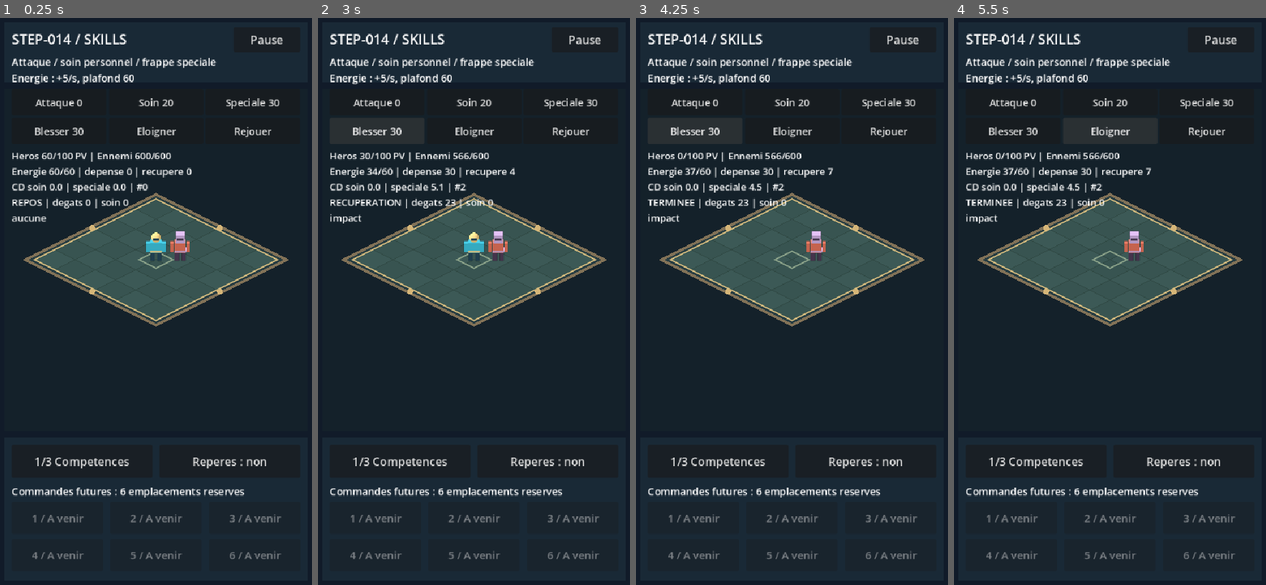
Above: before the commit, frames 1-4 (left to right).
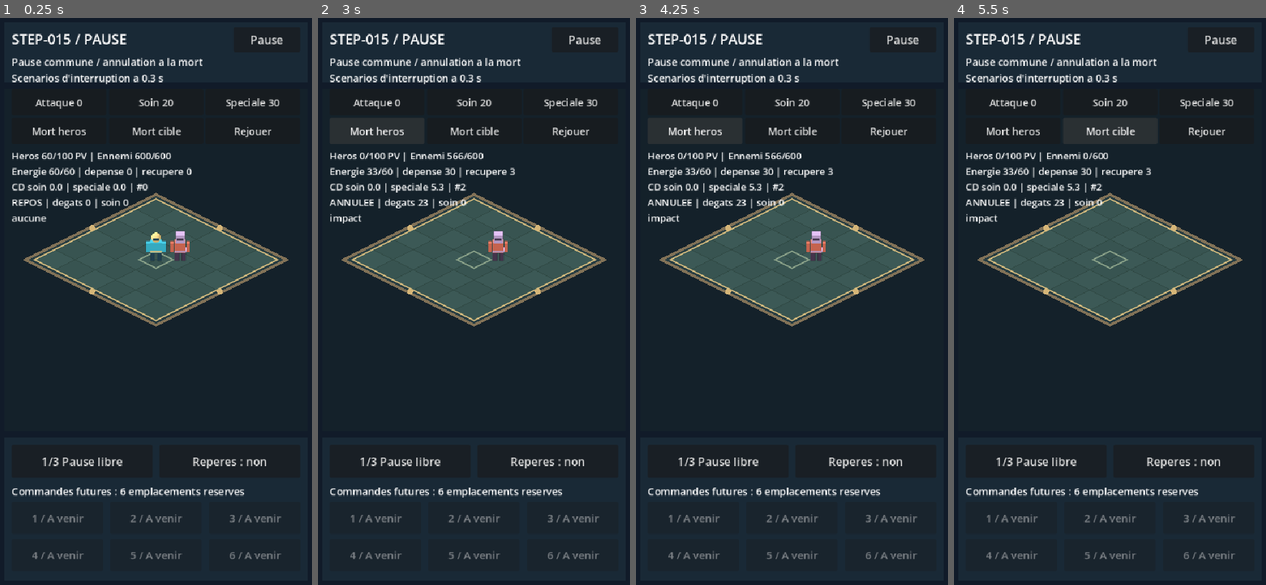
Above: after the commit, the same moments.

Repository: RobinArcangioli/gambit-arena
Game: Godot game, scene res://scenes/main.tscn
Two runs of this game, one before a commit and one after it. Both use one fixed random seed, a clock stepped at 60 frames per second and the inputs below.
Inputs (mouse positions are in pixels of both pictures, inside the frame that each line leads up to):
- Up to frame 1 (0.25 s): no input
- Up to frame 2 (3 s): click "Attaque 0" at 0.5 s; click "Soin 20" at 1.25 s; click "Speciale 30" at 2 s; click (377, 131) at 2.75 s, where only the run before the commit has a clickable "Blesser 30"
- Up to frame 3 (4.25 s): click (695, 131) at 3.5 s, where only the run after the commit has a clickable "Mort heros"
- Up to frame 4 (5.5 s): click (1110, 131) at 4.25 s, where only the run before the commit has a clickable "Eloigner"; click (1110, 131) at 5 s, where only the run before the commit has a clickable "Rapprocher"

The runs differ from the first frame. In frame 1, 1.8% of the frame differs, in the area x 3-70%, y 2-80%; in frame 2, 2.8%; in frame 3, 2.3%; in frame 4, 2.6%.

Commit message:
feat: [STEP-015] unifier la pause et annuler les actions a la mort

Diff:
--- a/scenes/main.tscn
+++ b/scenes/main.tscn
@@ -1,7 +1,7 @@
 [gd_scene load_steps=2 format=3 uid="uid://do6vxhog253vu"]
 
-[ext_resource type="PackedScene" path="res://scenes/skills/skills_lab.tscn" id="1_lab"]
+[ext_resource type="PackedScene" path="res://scenes/skills/lifecycle_lab.tscn" id="1_lab"]
 
 [node name="Main" type="Node2D" unique_id=1193079028]
 
-[node name="SkillsLab" parent="." instance=ExtResource("1_lab")]
+[node name="LifecycleLab" parent="." instance=ExtResource("1_lab")]
--- /dev/null
+++ b/scenes/skills/lifecycle_lab.tscn
@@ -0,0 +1,7 @@
+[gd_scene load_steps=3 format=3]
+
+[ext_resource type="PackedScene" path="res://scenes/arena/arena.tscn" id="1"]
+[ext_resource type="Script" path="res://scripts/skills/lifecycle_lab.gd" id="2"]
+
+[node name="LifecycleLab" instance=ExtResource("1")]
+script = ExtResource("2")
--- /dev/null
+++ b/scenes/tests/lifecycle_tests.tscn
@@ -0,0 +1,6 @@
+[gd_scene load_steps=2 format=3]
+
+[ext_resource type="Script" path="res://tests/test_lifecycle.gd" id="1"]
+
+[node name="LifecycleTests" type="Node"]
+script = ExtResource("1")
--- a/scripts/combat/attack_action.gd
+++ b/scripts/combat/attack_action.gd
@@ -31,6 +31,7 @@
 		return 0
 	if distance_between(source, target) > REACH:
 		return 0
+	_disconnect_lifecycle()
 	_next_id += 1
 	action_id = _next_id
 	_source = source
@@ -44,6 +45,7 @@
 	applied_damage = 0
 	phase = "PREPARATION"
 	outcome = "en attente"
+	_connect_lifecycle()
 	return action_id
 
 func _participants_valid() -> bool:
@@ -65,10 +67,11 @@
 	if active and elapsed >= WINDUP + RECOVERY:
 		active = false
 		phase = "TERMINEE"
+		_disconnect_lifecycle()
 
 func try_impact(expected_id: int) -> bool:
 	# Single mutation gate, also safe against duplicate/stale callbacks.
-	if not active or resolved or expected_id != action_id or elapsed < WINDUP:
+	if not _effects_allowed() or not active or resolved or expected_id != action_id or elapsed < WINDUP:
 		return false
 	resolved = true
 	phase = "RECUPERATION"
@@ -84,6 +87,7 @@
 	return true
 
 func cancel() -> void:
+	_disconnect_lifecycle()
 	if not active:
 		return
 	active = false
@@ -97,3 +101,31 @@
 
 func _apply_effect() -> int:
 	return _target_state.damage(maxi(1, _attack - _target_state.defense))
+
+func _effects_allowed() -> bool:
+	return true
+
+func _connect_lifecycle() -> void:
+	_source_state.died.connect(_on_source_lost)
+	_source.tree_exiting.connect(_on_source_lost)
+	if _target != _source:
+		_target_state.died.connect(_on_target_lost)
+		_target.tree_exiting.connect(_on_target_lost)
+
+func _disconnect_lifecycle() -> void:
+	if _source_state != null and _source_state.died.is_connected(_on_source_lost):
+		_source_state.died.disconnect(_on_source_lost)
+	if is_instance_valid(_source) and _source.tree_exiting.is_connected(_on_source_lost):
+		_source.tree_exiting.disconnect(_on_source_lost)
+	if _target_state != null and _target_state.died.is_connected(_on_target_lost):
+		_target_state.died.disconnect(_on_target_lost)
+	if is_instance_valid(_target) and _target.tree_exiting.is_connected(_on_target_lost):
+		_target.tree_exiting.disconnect(_on_target_lost)
+
+func _on_source_lost() -> void:
+	cancel()
+
+func _on_target_lost() -> void:
+	# A target killed by our already-latched impact does not cancel recovery.
+	if not resolved:
+		cancel()
--- a/scripts/combat/battle_lab.gd
+++ b/scripts/combat/battle_lab.gd
@@ -80,6 +80,7 @@
 	_reset()
 
 func _update_buttons() -> void:
+	simulation.clock.paused = paused
 	super._update_buttons()
 	if setup_complete:
 		position_button.text = "%d/3 %s" % [mode_index + 1, MODES[mode_index]]
--- a/scripts/combat/combat_simulation.gd
+++ b/scripts/combat/combat_simulation.gd
@@ -1,5 +1,7 @@
 extends Node
 ## One deterministic coordinator. No unit ticks itself.
+const GameClock = preload("res://scripts/core/game_clock.gd")
+var clock := GameClock.new()
 const Unit = preload("res://scripts/combat/combat_unit.gd")
 const Action = preload("res://scripts/combat/attack_action.gd")
 const Crowd = preload("res://scripts/crowd/ground_crowd.gd")
@@ -33,13 +35,14 @@
 
 func _dispose(unit: Variant) -> void:
 	if is_instance_valid(unit):
-		unit.action.cancel()
+		unit.action.retire()
 		unit.hide()
 		if not unit.is_queued_for_deletion():
 			unit.queue_free()
 
 func reset(mode: int = 0) -> void:
 	clear()
+	clock.reset()
 	elapsed = 0.0
 	spawn_clock = 0.0
 	spawned = 0
@@ -59,6 +62,7 @@
 	elif mode == 2:
 		profile.max_health = 2500
 	hero.configure(profile)
+	hero.action.bind_clock(clock)
 	hero.name = "CombatHero"
 	world.add_child(hero)
 	hero.place(Vector2.ZERO)
@@ -78,6 +82,7 @@
 	var unit := Unit.new()
 	unit.enemy = true
 	unit.configure(ENEMY)
+	unit.action.bind_clock(clock)
 	unit.serial = spawned + 1
 	unit.name = "CombatEnemy%d" % unit.serial
 	world.add_child(unit)
@@ -105,11 +110,12 @@
 		result = "VICTOIRE" if removed == 0 else "INTERROMPU"
 	else:
 		return false
-	for unit in enemies:
-		unit.action.cancel()
+	clock.stopped = true
+	for unit in enemies:
+		unit.action.retire()
 		unit.mover.clear_target()
 	if is_instance_valid(hero):
-		hero.action.cancel()
+		hero.action.retire()
 		hero.mover.clear_target()
 	_present()
 	return true
@@ -129,13 +135,13 @@
 		unit.mover.set_target(hero)
 
 func advance(delta: float, paused: bool = false) -> void:
-	if paused or result != "EN COURS" or not is_finite(delta) or delta <= 0.0:
+	if paused or not clock.permits_gameplay() or result != "EN COURS" or not is_finite(delta) or delta <= 0.0:
 		return
 	_prune()
 	if _finish_if_needed():
 		return
-	var dt: float = Crowd.safe_delta(delta)
-	elapsed += dt
+	var dt: float = clock.step(delta)
+	elapsed = clock.elapsed
 	_choose_targets()
 	var units: Array[Unit] = [hero]
 	units.append_array(enemies)
@@ -167,7 +173,7 @@
 		if not Action.living(hero):
 			break
 		if not Action.living(unit):
-			unit.action.cancel()
+			unit.action.retire()
 			continue
 		var was_resolved: bool = unit.action.resolved
 		unit.action.advance(dt)
--- /dev/null
+++ b/scripts/core/game_clock.gd
@@ -0,0 +1,21 @@
+extends RefCounted
+## Shared game-time gate. Coordinators advance it once; executors only read its state.
+const MAX_STEP: float = 1.0 / 30.0
+var paused: bool = false
+var stopped: bool = false
+var elapsed: float = 0.0
+
+func permits_gameplay() -> bool:
+	return not paused and not stopped
+
+func step(delta: float) -> float:
+	if not permits_gameplay() or not is_finite(delta) or delta <= 0.0:
+		return 0.0
+	var dt: float = minf(delta, MAX_STEP)
+	elapsed += dt
+	return dt
+
+func reset() -> void:
+	elapsed = 0.0
+	stopped = false
+	# A replay is not an explicit resume.
--- /dev/null
+++ b/scripts/skills/lifecycle_lab.gd
@@ -0,0 +1,64 @@
+extends "res://scripts/skills/skills_lab.gd"
+const GameClock = preload("res://scripts/core/game_clock.gd")
+const SCENARIOS: Array[String] = ["Pause libre", "Mort cible", "Mort heros"]
+var clock := GameClock.new()
+
+func _ready() -> void:
+	super._ready()
+	$HUD/Title.text = "STEP-015 / PAUSE"
+	$HUD/Description.text = "Pause commune / annulation a la mort\nScenarios d'interruption a 0.3 s"
+	_update_buttons()
+
+func _reset() -> void:
+	clock.reset()
+	super._reset()
+	# Every scenario starts with full resource, unlike historical STEP-014 mode 1.
+	executor.retire()
+	executor = Executor.new(actors[0], true, 60)
+	executor.bind_clock(clock)
+	clock.paused = paused
+	_present()
+	_update_buttons()
+
+func _command(index: int) -> void:
+	if index == 5:
+		_reset()
+		return
+	if paused or not clock.permits_gameplay():
+		return
+	if index == 3:
+		actors[0].state.damage(1000000)
+	elif index == 4:
+		actors[1].state.damage(1000000)
+	else:
+		super._command(index)
+	_present()
+
+func _physics_process(delta: float) -> void:
+	if not setup_complete:
+		return
+	clock.paused = paused
+	var dt: float = clock.step(delta)
+	if dt <= 0.0:
+		return
+	if mode_index > 0 and executor.active and not intervention_done:
+		var before: float = maxf(0.0, 0.3 - executor.elapsed)
+		if dt >= before:
+			executor.advance(before)
+			actors[1 if mode_index == 1 else 0].state.damage(1000000)
+			intervention_done = true
+			executor.advance(dt - before)
+		else:
+			executor.advance(dt)
+	else:
+		executor.advance(dt)
+	_present()
+
+func _update_buttons() -> void:
+	clock.paused = paused
+	super._update_buttons()
+	if not setup_complete:
+		return
+	position_button.text = "%d/3 %s" % [mode_index + 1, SCENARIOS[mode_index]]
+	controls[3].text = "Mort heros"
+	controls[4].text = "Mort cible"
--- a/scripts/skills/skill_executor.gd
+++ b/scripts/skills/skill_executor.gd
@@ -1,6 +1,8 @@
 extends "res://scripts/combat/attack_action.gd"
 ## Shared execution gate. One instance per actor, used by manual and automatic callers.
 ## Basic, self-heal and special share validation, commitment, timing and impact guard.
+const GameClock = preload("res://scripts/core/game_clock.gd")
+var clock: GameClock
 const CAPACITY: int = 60
 const PAID_COST: int = 20
 const PAID_COOLDOWN: float = 3.0
@@ -45,8 +47,8 @@
 
 func request(skill: StringName, target: Variant, paused: bool = false) -> int:
 	last_rejection = ""
-	if paused:
-		return _reject("pause")
+	if paused or (clock != null and not clock.permits_gameplay()):
+		return _reject("pause / arret")
 	if _retired or not living(_owner):
 		return _reject("acteur indisponible")
 	if _bound_state != null and _owner.state != _bound_state:
@@ -87,7 +89,7 @@
 	return 0
 
 func advance(delta: float, paused: bool = false) -> void:
-	if paused or _retired or not is_finite(delta) or delta <= 0.0:
+	if paused or _retired or (clock != null and not clock.permits_gameplay()) or not is_finite(delta) or delta <= 0.0:
 		return
 	if not living(_owner) or (_bound_state != null and _owner.state != _bound_state):
 		retire()
@@ -151,3 +153,13 @@
 	_recovery_credit = maxf(0.0, _recovery_credit - float(gain))
 	if _energy == CAPACITY:
 		_recovery_credit = 0.0
+
+func bind_clock(shared_clock: GameClock) -> void:
+	clock = shared_clock
+
+func _effects_allowed() -> bool:
+	return not _retired and (clock == null or clock.permits_gameplay())
+
+func _on_source_lost() -> void:
+	# Lifecycle invalidation is synchronous, including while game time is paused.
+	retire()
--- /dev/null
+++ b/tests/test_lifecycle.gd
@@ -0,0 +1,200 @@
+extends Node
+const Clock = preload("res://scripts/core/game_clock.gd")
+const Executor = preload("res://scripts/skills/skill_executor.gd")
+const Actor = preload("res://scripts/combat/stats_actor.gd")
+const Simulation = preload("res://scripts/combat/combat_simulation.gd")
+const HERO = preload("res://data/actors/hero.tres")
+const ENEMY = preload("res://data/actors/enemy.tres")
+const Lab = preload("res://scenes/skills/lifecycle_lab.tscn")
+var checks: int = 0
+var failures: int = 0
+
+func check(ok: bool, message: String) -> void:
+	checks += 1
+	if not ok:
+		failures += 1
+		push_error("Lifecycle: " + message)
+
+func actor(profile: Resource, at: Vector3) -> Actor:
+	var unit := Actor.new()
+	unit.configure(profile)
+	add_child(unit)
+	unit.position = at
+	return unit
+
+func snapshot(executor: Executor) -> Array:
+	return [executor.energy, executor.recovered, executor.spent, executor.accepted, executor.cooldown_starts, executor.remaining(&"heal"), executor.remaining(&"special"), executor.action_id, executor.elapsed, executor.active, executor.phase, executor.applied_healing, executor.applied_damage]
+
+func _ready() -> void:
+	var clock := Clock.new()
+	for delta in [NAN, INF, -1.0, 0.0]:
+		check(clock.step(delta) == 0.0 and clock.elapsed == 0.0, "invalid time ignored")
+	check(is_equal_approx(clock.step(30.0), 1.0 / 30.0), "long frame bounded without catchup")
+	clock.paused = true
+	clock.reset()
+	check(clock.paused and clock.elapsed == 0.0 and clock.step(1.0) == 0.0, "reset preserves pause")
+	clock.paused = false
+	var source := actor(HERO, Vector3.ZERO)
+	var target := actor(ENEMY, Vector3(0.8, 0, 0))
+	for skill in [&"basic", &"heal", &"special"]:
+		source.configure(HERO)
+		source.state.damage(40)
+		target.configure(ENEMY)
+		var executor := Executor.new(source, true)
+		executor.bind_clock(clock)
+		var selected: Actor = source if skill == &"heal" else target
+		var id: int = executor.request(skill, selected)
+		check(id > 0, "action accepted: " + str(skill))
+		executor.advance(0.3)
+		clock.paused = true
+		var frozen: Array = snapshot(executor)
+		for tick in range(60):
+			executor.advance(1.0)
+			clock.step(1.0)
+		check(snapshot(executor) == frozen, "pause freezes action, cooldown and energy")
+		check(executor.request(skill, selected) == 0 and not executor.try_impact(id), "paused direct calls rejected")
+		check(snapshot(executor) == frozen, "paused requests have no cost")
+		clock.paused = false
+		executor.advance(0.3)
+		check(executor.resolved and executor.active, "resume reaches one effect")
+		check(source.state.health == (90 if skill == &"heal" else 60), "heal effect exact")
+		check(target.state.health == (49 if skill == &"basic" else 37 if skill == &"special" else 60), "damage effect exact")
+		clock.paused = true
+		frozen = snapshot(executor)
+		executor.advance(10.0)
+		check(snapshot(executor) == frozen and not executor.try_impact(id), "recovery pause and duplicate callback")
+		clock.paused = false
+		executor.advance(0.4)
+		check(not executor.active, "recovery finishes after resume")
+		check(not source.state.died.is_connected(executor._on_source_lost), "finished action releases lifecycle subscription")
+		executor.retire()
+		# Death during a pause cancels immediately, without advancing game time.
+		source.configure(HERO)
+		source.state.damage(40)
+		target.configure(ENEMY)
+		executor = Executor.new(source, true)
+		executor.bind_clock(clock)
+		selected = source if skill == &"heal" else target
+		id = executor.request(skill, selected)
+		executor.advance(0.3)
+		clock.paused = true
+		source.state.damage(1000000)
+		check(not executor.active and executor.phase == "ANNULEE", "source death cancels synchronously in pause")
+		frozen = snapshot(executor)
+		clock.paused = false
+		executor.advance(10.0)
+		check(snapshot(executor) == frozen and not executor.try_impact(id), "dead source no delayed effect or regeneration")
+		check(source.state.health == 0 and target.state.health == 60, "no postmortem damage or resurrection")
+	# An unrelated target death cancels preparation, retaining the paid cost.
+	source.configure(HERO)
+	target.configure(ENEMY)
+	var executor := Executor.new(source)
+	executor.bind_clock(clock)
+	var id: int = executor.request(&"special", target)
+	clock.paused = true
+	target.state.damage(1000000)
+	check(not executor.active and executor.energy == 30 and executor.remaining(&"special") == 6.0, "target death in pause cancels without refund")
+	clock.paused = false
+	executor.advance(10.0)
+	check(not executor.try_impact(id) and executor.applied_damage == 0, "cancelled target never hit later")
+	executor.retire()
+	# A lethal committed impact keeps recovery, even when its target exits the tree.
+	target.configure(ENEMY)
+	target.state.damage(59)
+	executor = Executor.new(source)
+	id = executor.request(&"basic", target)
+	executor.advance(0.6)
+	check(executor.active and executor.applied_damage == 1 and not target.state.alive, "own lethal effect keeps recovery")
+	target.free()
+	executor.advance(0.4)
+	check(not executor.active and executor.phase == "TERMINEE", "freed defeated target does not break recovery")
+	executor.retire()
+	# Removal during preparation and stale callbacks after a reset.
+	target = actor(ENEMY, Vector3(0.8, 0, 0))
+	executor = Executor.new(source)
+	id = executor.request(&"special", target)
+	target.free()
+	check(not executor.active and not executor.try_impact(id), "tree exit cancels pending effect")
+	executor.retire()
+	target = actor(ENEMY, Vector3(0.8, 0, 0))
+	executor = Executor.new(source)
+	executor.bind_clock(clock)
+	id = executor.request(&"special", target)
+	# Simulate a delayed impact callback reaching its time threshold while paused.
+	executor.elapsed = 0.6
+	clock.paused = true
+	check(not executor.try_impact(id) and target.state.health == 60, "due callback cannot bypass shared pause")
+	clock.paused = false
+	check(executor.try_impact(id) and target.state.health == 37, "due callback can resolve once after resume")
+	source.free()
+	check(not executor.active, "source exit cancels recovery")
+	executor.retire()
+	target.free()
+	var world := Node3D.new()
+	add_child(world)
+	var simulation := Simulation.new()
+	add_child(simulation)
+	simulation.configure(world)
+	simulation.reset(2)
+	for tick in range(90):
+		simulation.advance(1.0 / 60.0)
+	check(simulation.spawned > 0, "progressive combat starts")
+	simulation.clock.paused = true
+	var combat_state: Array = [simulation.elapsed, simulation.spawn_clock, simulation.spawned, simulation.hero.position, simulation.hero.gait, snapshot(simulation.hero.action)]
+	for tick in range(180):
+		simulation.advance(1.0)
+	check(combat_state == [simulation.elapsed, simulation.spawn_clock, simulation.spawned, simulation.hero.position, simulation.hero.gait, snapshot(simulation.hero.action)], "combat pause freezes movement, pose, spawn and skills")
+	check(simulation.hero.action.request(&"basic", simulation.enemies[0]) == 0, "combat actor shares pause gate")
+	var old_action = simulation.hero.action
+	simulation.reset(0)
+	check(simulation.clock.paused and old_action.request(&"basic", simulation.enemies[0]) == 0, "combat reset retains pause and retires previous actions")
+	simulation.clock.paused = false
+	simulation.hero.state.damage(1000000)
+	simulation.advance(1.0 / 60.0)
+	check(simulation.result == "DEFAITE" and simulation.clock.stopped, "terminal combat stops shared clock")
+	check(simulation.enemies[0].action.request(&"basic", simulation.hero) == 0, "terminal actors cannot launch")
+	simulation.clear()
+	simulation.queue_free()
+	world.queue_free()
+	var lab = Lab.instantiate()
+	add_child(lab)
+	lab.set_physics_process(false)
+	lab.paused = false
+	lab._update_buttons()
+	lab._command(1)
+	lab._physics_process(0.02)
+	lab._notification(NOTIFICATION_APPLICATION_FOCUS_OUT)
+	var frozen: Array = snapshot(lab.executor)
+	lab._physics_process(30.0)
+	lab._notification(NOTIFICATION_APPLICATION_RESUMED)
+	check(lab.paused and lab.clock.paused and snapshot(lab.executor) == frozen, "background and resume keep explicit pause")
+	var old_executor = lab.executor
+	lab._reset()
+	check(lab.paused and lab.clock.paused and not old_executor.active, "lab reset in pause cancels old action")
+	for mode in [1, 2]:
+		lab.mode_index = mode
+		lab._reset()
+		lab.paused = false
+		lab._update_buttons()
+		lab._command(2)
+		for tick in range(120):
+			lab._physics_process(1.0 / 60.0)
+		check(not lab.executor.active and lab.executor.applied_damage == 0 and lab.executor.spent == 30, "scripted death blocks effect and keeps cost")
+		check(lab.actors[1 if mode == 1 else 0].state.health == 0, "correct scripted victim")
+	for repeat in range(10):
+		lab._reset()
+		await get_tree().process_frame
+	var count: int = 0
+	for child in lab.world.get_children():
+		if child is Actor:
+			count += 1
+	check(count == 2, "ten resets leave only two actors")
+	lab.queue_free()
+	await get_tree().process_frame
+	var report: String = "STEP-015 / tests pause et cycle de vie\n%s : %d controles, %d echecs\nDetails dans Sortie / Debogueur.\nF8 pour arreter ; F5 pour le laboratoire." % ["OK" if failures == 0 else "ECHEC", checks, failures]
+	print(report)
+	var label := Label.new()
+	label.position = Vector2(20, 30)
+	label.add_theme_font_size_override("font_size", 19)
+	label.text = report
+	add_child(label)
Not shown, changed: export_presets.cfg
Not shown, added: scripts/core/game_clock.gd.uid
Not shown, added: scripts/skills/lifecycle_lab.gd.uid
Not shown, added: tests/test_lifecycle.gd.uid
Not shown, changed: ARCHITECTURE.md
Not shown, changed: PROJECT_STATUS.md
Not shown, changed: README.md
Not shown, changed: ROADMAP.md
Not shown, changed: docs/actions.md
Not shown, changed: docs/android.md
Not shown, changed: docs/backup.md
Not shown, changed: docs/combat.md
(and 5 more such lines)
